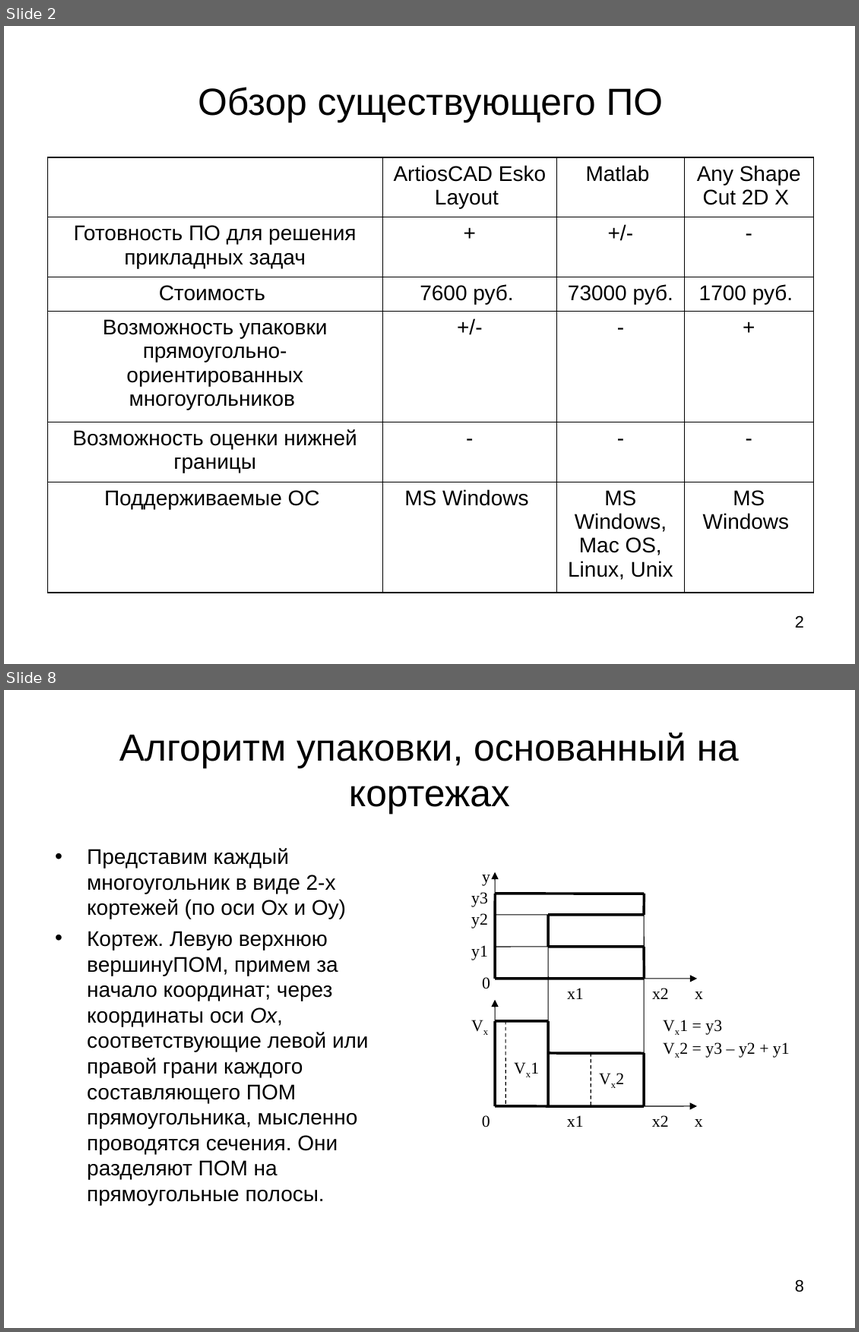
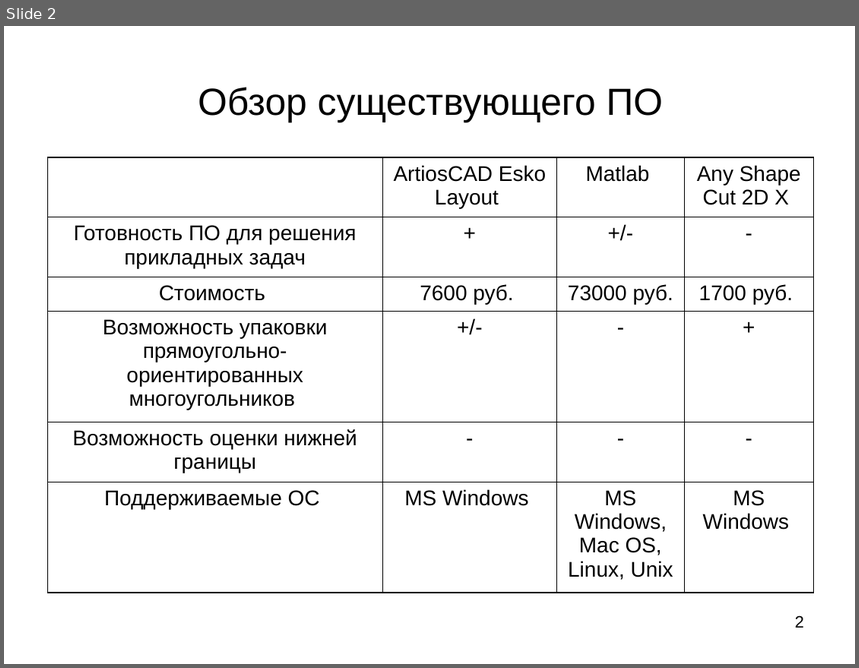
Before and after one commit to zingibertram/thesis-dissertation, a slide deck: Отчёт/Презентация.ppt. Shown one above the other, each under a label of ours: slides 2 and 8 before the commit, slide 2 after it; the slides between them are not shown. The pictures are 859x1332 and 859x668 pixels, drawn with LibreOffice and Linux fonts; fonts in the diff are those of the drawing. Boxes give left, top, right and bottom in pixels: in the first picture for what was removed or moved away, otherwise in the second. Text is boxed around its words. In the diff, an @@ line names an element or a change of style, - is before the commit and + after.

```diff
--- a/Отчёт/Презентация.ppt
+++ b/Отчёт/Презентация.ppt
@@ slide 8 removed at [4, 690, 855, 1328], background #FFFFFF @@
@@ title removed at [120, 733, 739, 814] @@
-Алгоритм упаковки, основанный на кортежах
@@ text removed at [87, 848, 369, 1205] @@
-• Представим каждый многоугольник в виде 2-х кортежей (по оси Ох и Оу)
-• Кортеж. Левую верхнюю вершинуПОМ, примем за начало координат; через координаты оси Ох, соответствующие левой или правой грани каждого составляющего ПОМ прямоугольника, мысленно проводятся сечения. Они разделяют ПОМ на прямоугольные полосы.
@@ group removed at [463, 872, 790, 1128]: 22 lines, 16 texts, 4 arrows @@
-x
-y
-x2
-x1
-0
-y3
-y2
-y1
-x
-Vx
-x2
-x1
-0
-Vx1
-Vx2
-Vx1 = y3
-Vx2 = y3 – y2 + y1
@@ page number removed at [795, 1280, 804, 1293] @@
-8
```
Also in this commit, not shown: 6 slides changed, 5 slides added, 4 other slides removed, 7 other files.
